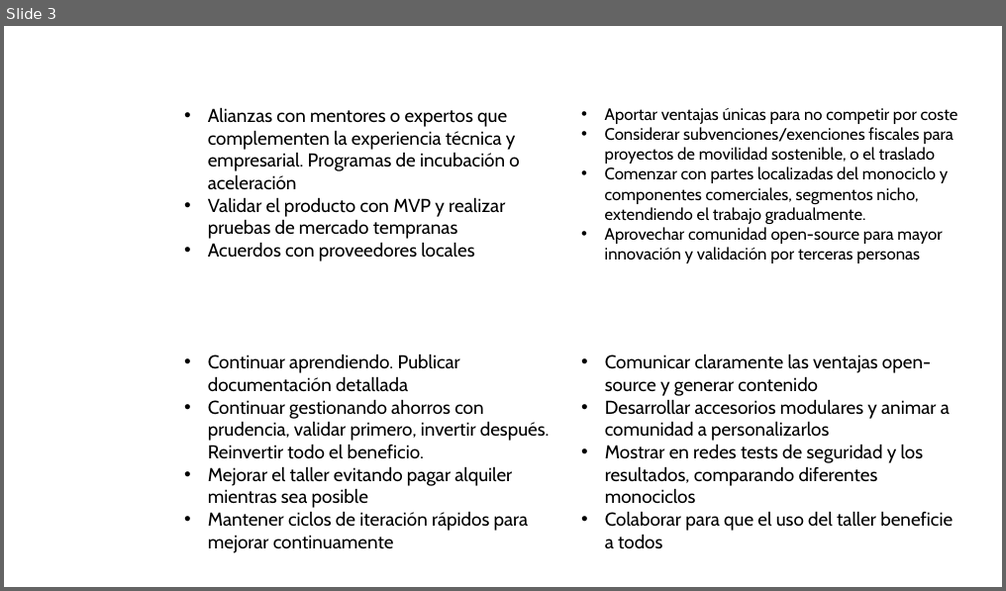
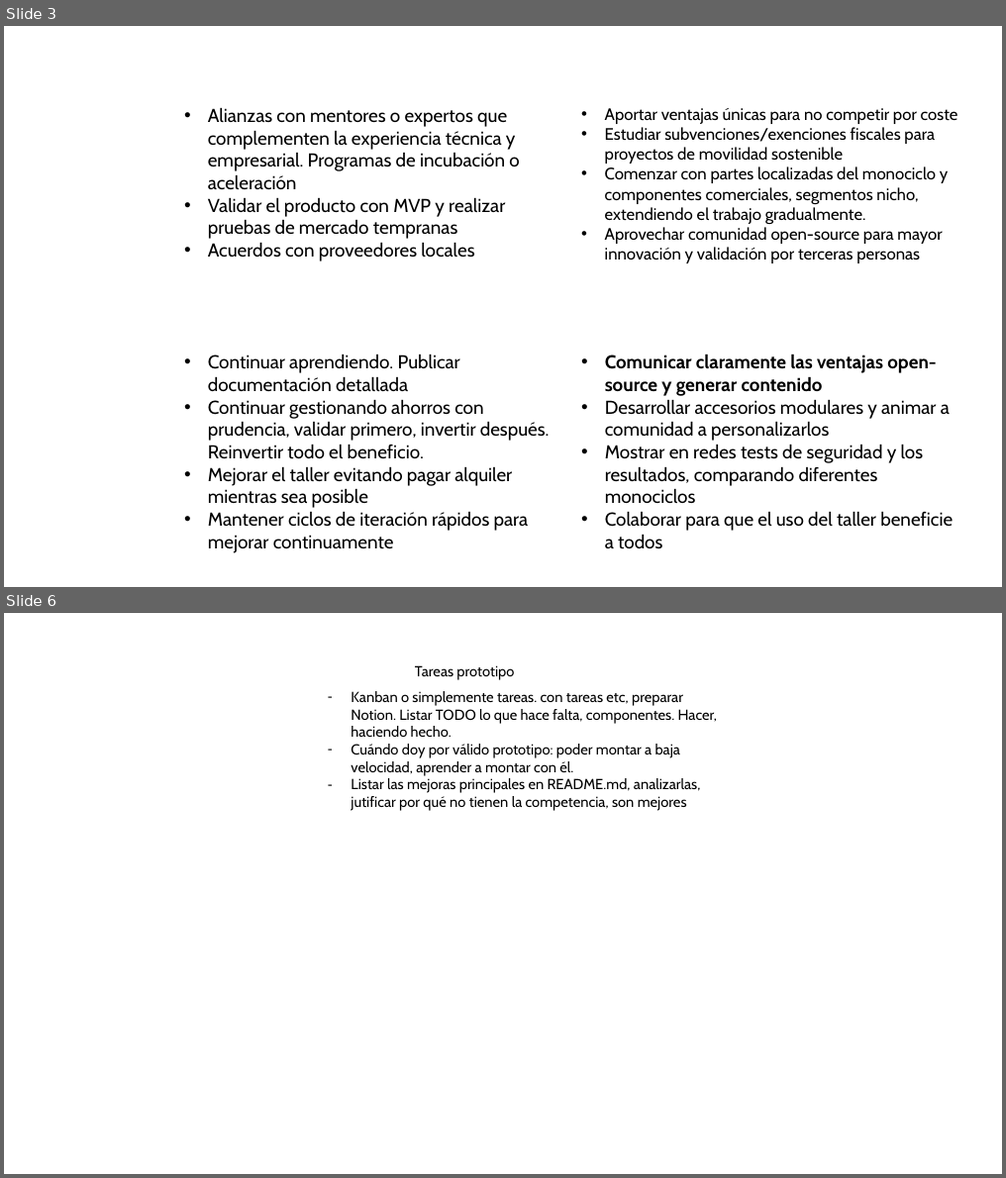
Before and after one commit to rubenayla/cyberwheel, a slide deck: explorer/mentoring/business_model_canvas_spanish.pptx. Shown one above the other, each under a label of ours: slide 3 before the commit, slides 3 and 6 after it; the slides between them are not shown. The pictures are 1006x591 and 1006x1178 pixels, drawn with LibreOffice and Linux fonts; fonts in the diff are those of the drawing; background and template pictures are left out. Boxes give left, top, right and bottom in pixels: in the first picture for what was removed or moved away, otherwise in the second. Text is boxed around its words. In the diff, an @@ line names an element or a change of style, - is before the commit and + after.

```diff
--- a/explorer/mentoring/business_model_canvas_spanish.pptx
+++ b/explorer/mentoring/business_model_canvas_spanish.pptx
@@ slide 6 added at [4,613,1002,1174], background #FFFFFF @@
@@ text added at [415,665,514,680], 14 pt, text #000000 @@
+Tareas prototipo
@@ text added at [350,691,718,811], 14 pt, text #000000 @@
+– Kanban o simplemente tareas. con tareas etc, preparar Notion. Listar TODO lo que hace falta, componentes. Hacer, haciendo hecho.
+– Cuándo doy por válido prototipo: poder montar a baja velocidad, aprender a montar con él.
+– Listar las mejoras principales en README.md, analizarlas, jutificar por qué no tienen la competencia, son mejores
@@ slide 3 changed as well @@
@@ text at [605,127,935,164]: text changed @@
-• Considerar subvenciones/exenciones fiscales para proyectos de movilidad sostenible, o el traslado
+• Estudiar subvenciones/exenciones fiscales para proyectos de movilidad sostenible
@@ text at [605,354,936,396]: bold on in "Comunicar claramente las ventajas open-source y generar ..." @@
```
Also in this commit, not shown: 2 other slides changed, 3 other slides added, 3 slides removed, 3 other files.
